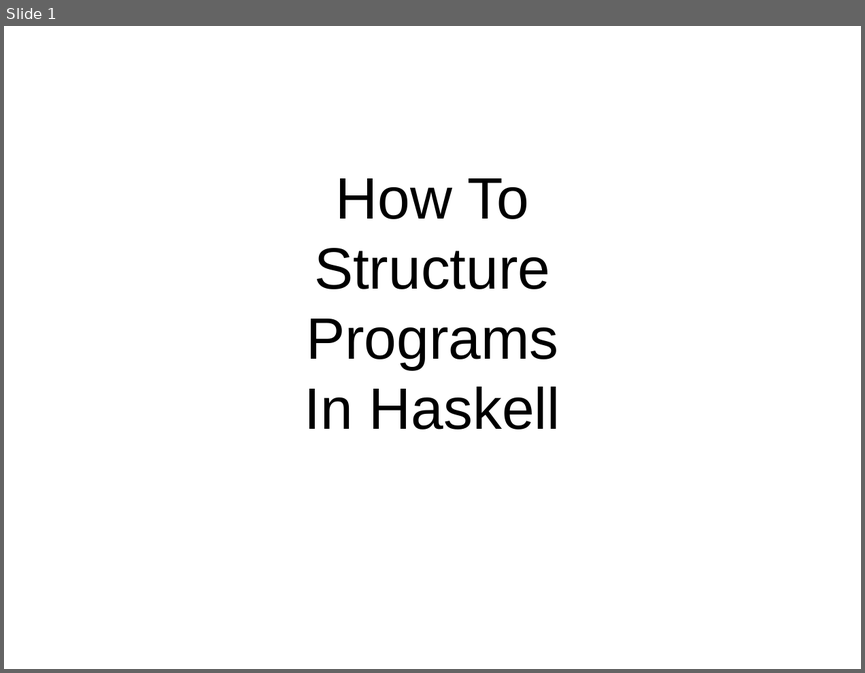
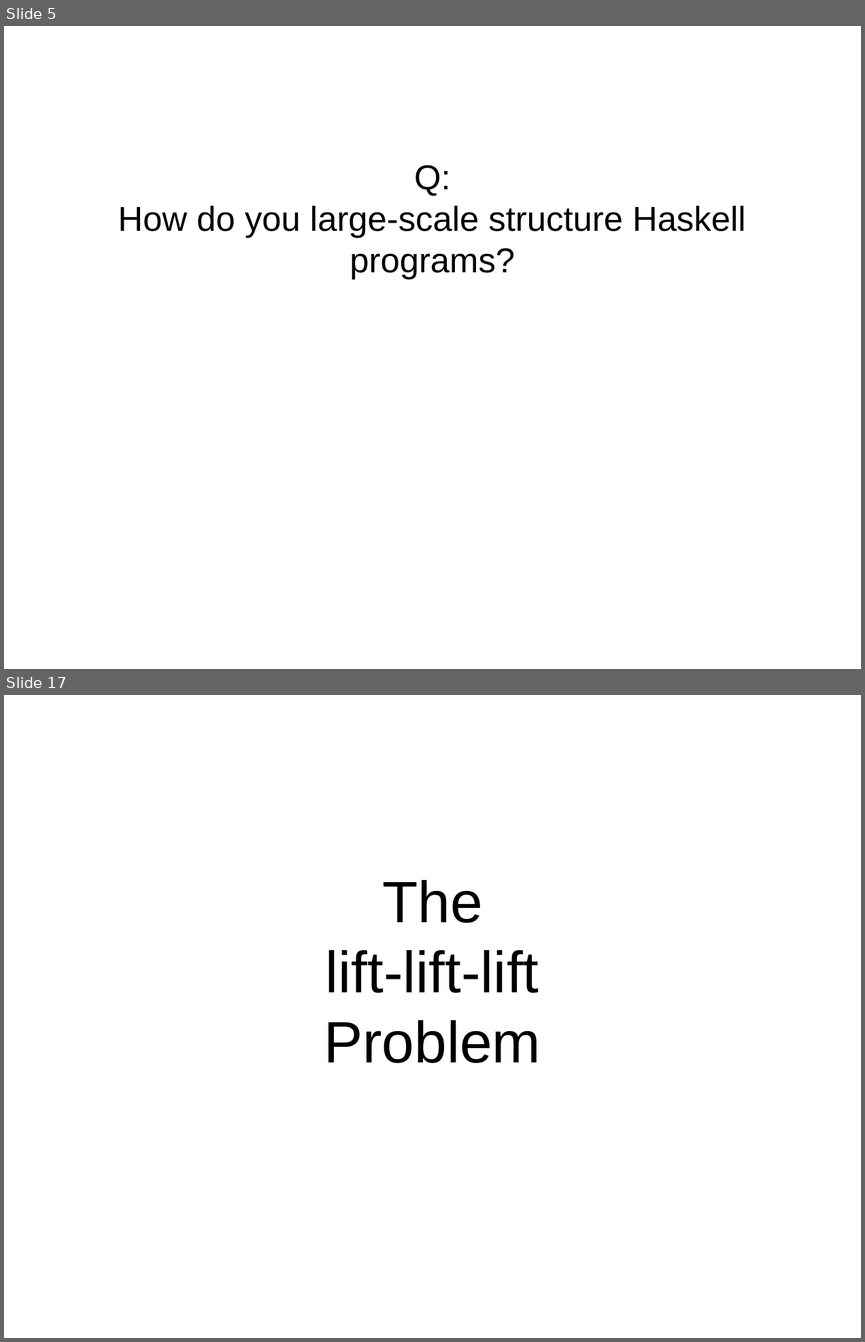
Before and after one commit to bhurt/presentations, a slide deck: hsgems.odp. Shown one above the other, each under a label of ours: slide 1 before the commit, slides 5 and 17 after it; the slides between them are not shown. The pictures are 865x673 and 865x1342 pixels, drawn with LibreOffice and Linux fonts; fonts in the diff are those of the drawing. Boxes give left, top, right and bottom in pixels: in the first picture for what was removed or moved away, otherwise in the second. Text is boxed around its words. In the diff, an @@ line names an element or a change of style, - is before the commit and + after.

```diff
--- a/hsgems.odp
+++ b/hsgems.odp
@@ slide 17 added at box(4, 695, 861, 1338), background #FFFFFF @@
@@ subtitle added at box(324, 880, 541, 1063), 54 pt, text #000000 @@
+The
+lift-lift-lift
+Problem
@@ what was slide 1 is now slide 5 @@
@@ slide 5 changed as well @@
@@ subtitle at box(118, 165, 746, 280): text changed; size 54 to 32 pt @@
-How To
-Structure
-Programs
-In Haskell
+Q:
+How do you large-scale structure Haskell programs?
```
Also in this commit, not shown: 62 other slides added.
